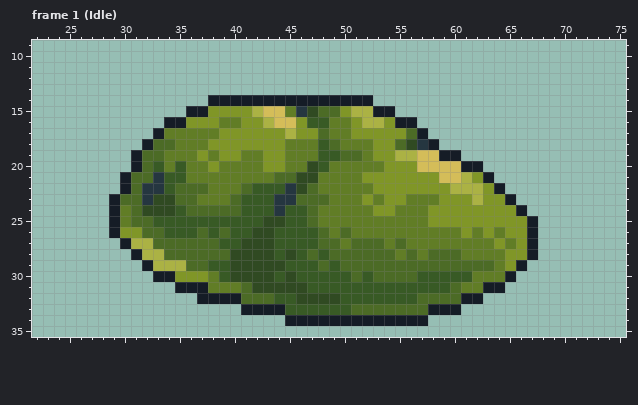
File history of a pixel-art file, Assets/Graphics/Characters/Slime Big/Slime Big.aseprite. This is how it looked before the edit.
96x48 pixels, 4 frames. Shown: frame 1 (Idle): x 22..75, y 9..35. The commit also changed other frames, which this record leaves out.
The same view after the edit:
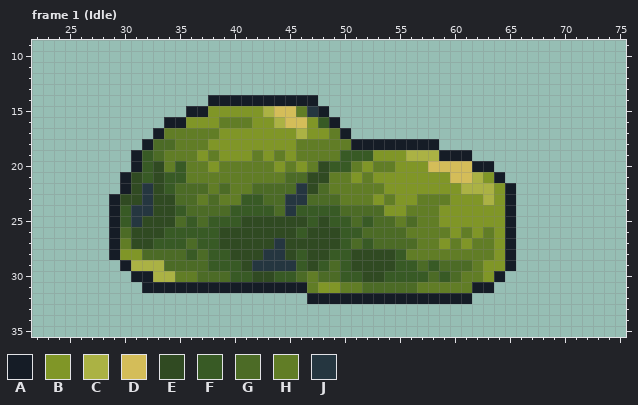
Palette (. is transparent): A #151c26  B #809627  C #abb244  D #d4bd59  E #304a22  F #385a25  G #4c6b26  H #617d26  J #253640
Message: all graphics stuff for big slime were added
The exact change:
Frame 1 (Idle), layer "new design":
y 14: x 48..52 AAAAA -> .....
y 15: x 42..43 CD -> BC; x 45..54 HJEGGBCCAA -> DHJA......
y 16: x 41 B -> H; x 43..44 CD -> BC; x 46..47 BF -> DB; x 49..56 HHBCCBAA -> A.......
y 17: x 45..46 CB -> BC; x 48 G -> B; x 50..57 HBBBBBGA -> A.......
y 18: x 45 H -> B; x 48..49 FG -> HH; x 51..57 HHBBGEJ -> AAAAAAA
y 19: x 32 G -> F; x 41 H -> B; x 44..45 BH -> HB; x 48..52 FFGGH -> HHFFF; x 55 C -> B; x 57..58 DD -> CC; x 61 . -> A
y 20: x 32..33 GF -> FE; x 43 B -> H; x 46..50 HEFHH -> BHEFF; x 52 H -> B; x 54 B -> H; x 57 D -> B; x 61 A -> D; x 63 . -> A
y 21: x 31..33 GGJ -> EFE; x 44 G -> H; x 46 E -> G; x 48 H -> E; x 51..52 HB -> BH; x 59 D -> B; x 61..64 CBA. -> DCBA
y 22: x 31 G -> E; x 33 J -> E; x 39 H -> G; x 41..48 GFFFJEGH -> HGGGGJEG; x 53 B -> H; x 60 C -> B; x 63..65 BA. -> CBA
y 23: x 30..31 GG -> EE; x 38 H -> G; x 40 G -> H; x 43..44 FJ -> GG; x 46 G -> J; x 49 H -> G; x 52..54 BHB -> HBH; x 56 H -> B; x 59 B -> H; x 62..63 CB -> BC
y 24: x 30..32 HGE -> FJJ; x 40 G -> F; x 44..45 JF -> GJ; x 47..53 GHHHHHB -> FFFGGGG; x 55 H -> B; x 58 B -> H; x 65..66 BA -> A.
y 25: x 30..35 HGGFFF -> FJEEEG; x 37 F -> G; x 41..42 FF -> EE; x 45..54 FFGHHHHHHH -> EEFEFFGFGG; x 56 H -> G; x 58 B -> H; x 65..67 BBA -> A..
y 26: x 30..33 BBGG -> GEEE; x 37 G -> F; x 39..41 GFF -> EEE; x 44..45 FF -> EE; x 47..55 FGHGHHHHH -> EEEFFGGGG; x 60..67 HBHBHBBA -> BHBHBA..
y 27: x 29..35 .ACCGGG -> AHEEFFF; x 37..40 GGFF -> FFEE; x 44..50 FFFFGGH -> JEEEEEF; x 52 G -> F; x 54 H -> G; x 56 H -> G; x 59 H -> B; x 61 H -> B; x 65..67 HBA -> A..
y 28: x 29..33 ..ACC -> ABBGG; x 36 G -> F; x 38..39 GG -> FF; x 43..44 EF -> JJ; x 47..56 GFGGGGGGHG -> EEFFEEEEFH; x 58..60 GGG -> HHH; x 64..67 HBBA -> BA..
y 29: x 30..32 ..A -> ACC; x 34..35 CC -> GG; x 40 E -> F; x 42..45 EEEF -> JJJJ; x 47..56 FGFGGGGGGG -> EFGFEEEEFF; x 58 G -> F; x 62..66 GGHBA -> HBBA.
y 30: x 31..41 ..AABBBHFEE -> AACCHHGGGFF; x 45..49 EFFFF -> FGHGG; x 51..56 GFGGGG -> FEEFFF; x 58 F -> G; x 60..61 FF -> GH; x 63..65 HHA -> BA.
y 31: x 32..34 ... -> AAA; x 38..60 HHHGEEEEEFFFFFFFFFFFFFG -> AAAAAAAAAHBBHHGGGGGHHHH; x 62 H -> A; x 64 A -> .
y 32: x 37..60 AAAAGGGFFEEEEFFFFFFFGGGG -> ..........AAAAAAAAAAAAAA; x 62 A -> .
y 33: x 41..60 AAAAFFFFFFGGGGGGGAAA -> ....................
y 34: x 45..57 AAAAAAAAAAAAA -> .............
Pixel boxes of the changes (left, top, right, bottom) in both pictures:
changed: (109, 95, 538, 326)
